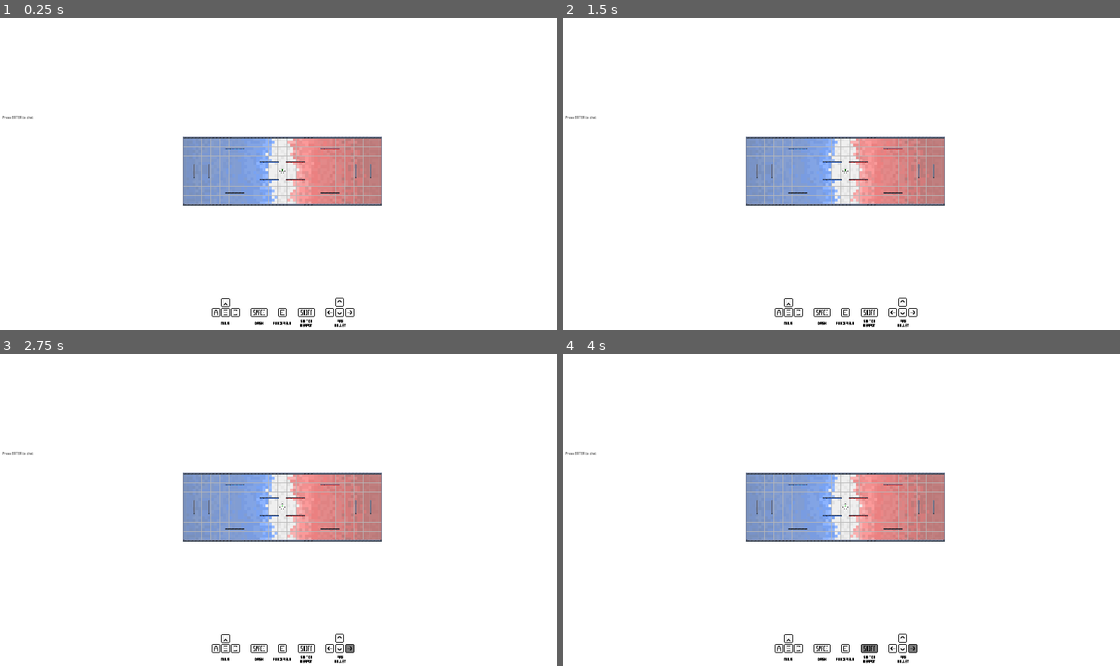
Above: before the commit, frames 1-4 (two rows, left to right).
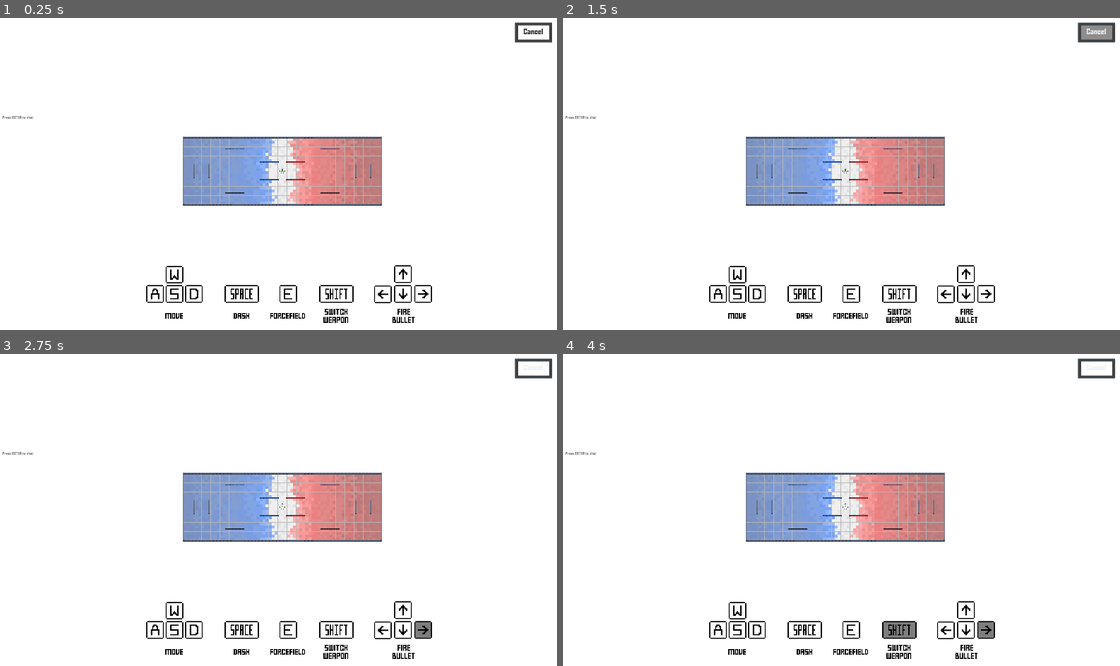
Above: after the commit, the same moments.

Repository: MarshallJDem/SuperCTF
Game: Godot game, scene res://GameContent/Main.tscn
Same seed, same stepped clock (60 frames per second), same inputs: the game is played once before the commit and once after it. This scene is started directly instead of the project's main scene. Sound files missing from this copy of the repository are replaced by a short silence.
Inputs (mouse positions are in pixels of both pictures, inside the frame that each line leads up to):
- Up to frame 1 (0.25 s): no input
- Up to frame 2 (1.5 s): click (607, 117) at 0.52 s; type "12" at 0.6 s; click (1097, 33) at 1.25 s, where only the run after the commit has a clickable "Cancel"
- Up to frame 3 (2.75 s): move the mouse to (406, 491) at 2.02 s; hold Right from 2.03 s (still down); tap T at 2.1 s; click (406, 491) at 2.17 s
- Up to frame 4 (4 s): move the mouse to (730, 522) at 2.77 s; release Right at 2.78 s; hold Down 2.78-3.53 s; tap Ctrl at 2.85 s; click (730, 522) at 2.92 s; move the mouse to (902, 438) at 3.52 s; hold Right from 3.53 s (still down); hold Shift from 3.53 s (still down); click (902, 438) at 3.67 s

The runs differ from the first frame. In frame 1, 1.9% of the frame differs, in the area x 26-100%, y 1-100%; in frame 2, 2.1%; in frame 3, 2.0%; in frame 4, 2.3%.
Error after the commit: Invalid operands 'String' and 'Nil' in operator '+'. (res://Globals.gd:112)

Commit message:
New resolution changes for UI

Diff:
--- a/GameContent/Main.tscn
+++ b/GameContent/Main.tscn
@@ -174,31 +174,34 @@
 text = "Leave Match"
 
 [node name="Cancel_Button" type="Button" parent="UI_Layer"]
-visible = false
 anchor_left = 0.5
 anchor_top = 0.5
 anchor_right = 0.5
 anchor_bottom = 0.5
-margin_left = 392.909
-margin_top = -289.114
-margin_right = 518.909
-margin_bottom = -222.114
+margin_left = 791.164
+margin_top = -504.902
+margin_right = 917.164
+margin_bottom = -437.902
 custom_styles/hover = ExtResource( 9 )
 custom_styles/pressed = ExtResource( 10 )
 custom_styles/normal = ExtResource( 11 )
 custom_fonts/font = ExtResource( 5 )
 custom_colors/font_color = Color( 0.172549, 0.172549, 0.172549, 1 )
 text = "Cancel"
+__meta__ = {
+"_edit_use_anchors_": false
+}
 
 [node name="Ability_GUIs" type="Control" parent="UI_Layer"]
 anchor_left = 0.5
 anchor_top = 1.0
 anchor_right = 0.5
 anchor_bottom = 1.0
-margin_left = -20.0
-margin_top = -49.0
-margin_right = 20.0
-margin_bottom = -29.0
+margin_left = -19.9999
+margin_top = -99.767
+margin_right = 20.0001
+margin_bottom = -79.7671
+rect_scale = Vector2( 2, 2 )
 __meta__ = {
 "_edit_use_anchors_": false
 }
@@ -365,8 +368,10 @@
 
 [node name="Alert_Text" type="RichTextLabel" parent="UI_Layer"]
 anchor_right = 1.0
-margin_top = 440.0
-margin_bottom = 470.0
+margin_left = -1.58667
+margin_top = 787.481
+margin_right = -1.58667
+margin_bottom = 817.481
 rect_clip_content = false
 custom_fonts/normal_font = ExtResource( 5 )
 bbcode_enabled = true
--- a/Game_Results_Screen.tscn
+++ b/Game_Results_Screen.tscn
@@ -11,15 +11,19 @@
 
 [node name="Game_Results_Screen" type="Node2D"]
 script = ExtResource( 8 )
+__meta__ = {
+"_edit_horizontal_guides_": [  ],
+"_edit_vertical_guides_": [ 959.899 ]
+}
 
 [node name="CanvasLayer" type="CanvasLayer" parent="."]
 
 [node name="Text_Result" type="RichTextLabel" parent="CanvasLayer"]
 anchor_right = 1.0
-margin_left = -3.01471
-margin_top = 13.2577
-margin_right = -776.015
-margin_bottom = 242.258
+margin_left = 387.277
+margin_top = 15.8424
+margin_right = -385.723
+margin_bottom = 244.843
 rect_scale = Vector2( 1, 0.964805 )
 custom_fonts/mono_font = ExtResource( 2 )
 custom_fonts/normal_font = ExtResource( 2 )
@@ -34,10 +38,10 @@
 [node name="Text_Score" type="RichTextLabel" parent="CanvasLayer"]
 anchor_right = 1.0
 anchor_bottom = 1.0
-margin_left = 80.3818
-margin_top = 114.985
-margin_right = -760.618
-margin_bottom = -284.015
+margin_left = 655.481
+margin_top = 118.862
+margin_right = -185.519
+margin_bottom = -280.138
 rect_scale = Vector2( 0.563012, 0.563012 )
 custom_fonts/mono_font = ExtResource( 2 )
 custom_fonts/normal_font = ExtResource( 2 )
@@ -53,8 +57,9 @@
 [node name="Text_MMR" type="RichTextLabel" parent="CanvasLayer"]
 anchor_right = 1.0
 anchor_bottom = 1.0
-margin_top = 237.0
+margin_top = 385.621
 margin_right = -1.0
+margin_bottom = 148.621
 custom_fonts/mono_font = ExtResource( 1 )
 custom_fonts/bold_italics_font = ExtResource( 2 )
 custom_fonts/italics_font = ExtResource( 2 )
@@ -71,9 +76,9 @@
 [node name="Text_MMR_Sub" type="RichTextLabel" parent="CanvasLayer"]
 anchor_right = 1.0
 anchor_bottom = 1.0
-margin_top = 422.0
+margin_top = 591.299
 margin_right = -1.0
-margin_bottom = 1.0
+margin_bottom = 170.299
 rect_scale = Vector2( 1, 0.983539 )
 custom_fonts/mono_font = ExtResource( 3 )
 custom_fonts/bold_italics_font = ExtResource( 2 )
@@ -89,10 +94,10 @@
 }
 
 [node name="Button_Titlescreen" type="Button" parent="CanvasLayer"]
-margin_left = 324.088
-margin_top = 526.507
-margin_right = 767.088
-margin_bottom = 598.507
+margin_left = 740.227
+margin_top = 797.902
+margin_right = 1183.23
+margin_bottom = 869.902
 custom_styles/hover = ExtResource( 6 )
 custom_styles/pressed = ExtResource( 7 )
 custom_styles/normal = ExtResource( 5 )
--- a/Globals.gd
+++ b/Globals.gd
@@ -121,9 +121,9 @@
 	if response_code != 200:
 		return;
 	var json = JSON.parse(body.get_string_from_utf8())
-	if json.result.rank || json.result.rank == 0:
+	if json.result.has("rank") and json.result.rank == 0:
 		Globals.player_rank = int(json.result.rank);
-	if json.result.mmr || json.result.mmr == 0:
+	if json.result.has("mmr") and json.result.mmr == 0:
 		Globals.player_MMR = int(json.result.mmr);
 	if( player_status <= 1 and int(json.result.status) > 1):
 		print("Found Match : " + json.result.status);
--- a/TitleScreen.gd
+++ b/TitleScreen.gd
@@ -62,7 +62,7 @@
 	#OS.window_fullscreen = true;
 var leaderboard_parent;
 func load_leaderboard(leaderboard_data):
-	var origin = Vector2(30,190);
+	var origin = Vector2(136,213);
 	if leaderboard_parent:
 		leaderboard_parent.call_deferred("queue_free");
 	leaderboard_parent = Node2D.new();
@@ -70,8 +70,8 @@
 	call_deferred("add_child", leaderboard_parent);
 	var cell_size = Vector2(206, 33);
 	var rows = 10;
-	var columns = 5;
-	for i in range(50):
+	var columns = 8;
+	for i in range(80):
 		var data = leaderboard_data[i];
 		var cell = load("res://LeaderboardCell.tscn").instance();
 		cell.mmr = data.mmr;
--- a/TitleScreen.tscn
+++ b/TitleScreen.tscn
@@ -48,7 +48,7 @@
 script = ExtResource( 1 )
 __meta__ = {
 "_edit_horizontal_guides_": [  ],
-"_edit_vertical_guides_": [ 544.182 ]
+"_edit_vertical_guides_": [ 959.427 ]
 }
 
 [node name="HTTPRequest_FindMatch" type="HTTPRequest" parent="."]
@@ -60,13 +60,13 @@
 [node name="HTTPRequest_GetLeaderboard" type="HTTPRequest" parent="."]
 
 [node name="Flag" parent="." instance=ExtResource( 4 )]
-position = Vector2( 929.353, 105.254 )
+position = Vector2( 1633, 123 )
 scale = Vector2( 4, 3.04 )
 
 [node name="Flag2" type="Node2D" parent="." groups=[
 "Flags",
 ]]
-position = Vector2( 75.678, 105 )
+position = Vector2( 220, 123 )
 scale = Vector2( 4, 3.04 )
 z_as_relative = false
 script = ExtResource( 5 )
@@ -75,7 +75,6 @@
 position = Vector2( 10, -14 )
 scale = Vector2( 2, 2 )
 frames = SubResource( 1 )
-frame = 2
 playing = true
 
 [node name="Area2D" type="Area2D" parent="Flag2" groups=[
@@ -108,8 +107,8 @@
 custom_fonts/normal_font = ExtResource( 3 )
 custom_colors/default_color = Color( 0, 0, 0, 1 )
 bbcode_enabled = true
-bbcode_text = "[center]SUPERCTF"
-text = "SUPERCTF"
+bbcode_text = "[center]SUPERCTF.COM"
+text = "SUPERCTF.COM"
 scroll_active = false
 __meta__ = {
 "_edit_use_anchors_": false
@@ -118,10 +117,10 @@
 [node name="Subtitle" type="RichTextLabel" parent="UI_Layer"]
 anchor_right = 1.0
 anchor_bottom = 1.0
-margin_left = 352.681
-margin_top = 125.224
-margin_right = -135.319
-margin_bottom = -432.776
+margin_left = 501.957
+margin_top = 143.738
+margin_right = 13.9568
+margin_bottom = -414.262
 rect_scale = Vector2( 0.639761, 0.639761 )
 custom_fonts/mono_font = ExtResource( 10 )
 custom_fonts/normal_font = ExtResource( 18 )
@@ -135,10 +134,10 @@
 }
 
 [node name="PlayerRank" type="RichTextLabel" parent="UI_Layer"]
-margin_left = 750.526
-margin_top = 527.474
-margin_right = 998.526
-margin_bottom = 620.474
+margin_left = 1398.95
+margin_top = 950.632
+margin_right = 1646.95
+margin_bottom = 1043.63
 rect_scale = Vector2( 0.576526, 0.576526 )
 custom_fonts/normal_font = ExtResource( 11 )
 custom_colors/default_color = Color( 0, 0, 0, 1 )
@@ -151,10 +150,10 @@
 }
 
 [node name="PlayerMMR" type="RichTextLabel" parent="UI_Layer"]
-margin_left = 904.579
-margin_top = 527.0
-margin_right = 1214.58
-margin_bottom = 620.0
+margin_left = 1627.74
+margin_top = 952.263
+margin_right = 1937.74
+margin_bottom = 1045.26
 rect_scale = Vector2( 0.576526, 0.576526 )
 custom_fonts/normal_font = ExtResource( 11 )
 custom_colors/default_color = Color( 0, 0, 0, 1 )
@@ -169,10 +168,10 @@
 [node name="PlayerRankSubtitle" type="RichTextLabel" parent="UI_Layer"]
 anchor_right = 1.0
 anchor_bottom = 1.0
-margin_left = 774.798
-margin_top = 579.647
-margin_right = -168.202
-margin_bottom = 14.6466
+margin_left = 1160.06
+margin_top = 1028.07
+margin_right = 217.061
+margin_bottom = 463.068
 rect_scale = Vector2( 0.639761, 0.639761 )
 custom_fonts/mono_font = ExtResource( 10 )
 custom_fonts/normal_font = ExtResource( 18 )
@@ -188,10 +187,10 @@
 [node name="PlayerMMRSubtitle" type="RichTextLabel" parent="UI_Layer"]
 anchor_right = 1.0
 anchor_bottom = 1.0
-margin_left = 927.145
-margin_top = 580.954
-margin_right = 48.1448
-margin_bottom = 22.9542
+margin_left = 1383.99
+margin_top = 1027.27
+margin_right = 504.987
+margin_bottom = 469.271
 rect_scale = Vector2( 0.639761, 0.639761 )
 custom_fonts/mono_font = ExtResource( 10 )
 custom_fonts/normal_font = ExtResource( 18 )
@@ -207,10 +206,10 @@
 [node name="CancelQueueButton" type="Button" parent="UI_Layer"]
 anchor_left = 0.5
 anchor_right = 0.5
-margin_left = -83.0275
-margin_top = 532.389
-margin_right = 84.9725
-margin_bottom = 602.389
+margin_left = -81.9747
+margin_top = 969.231
+margin_right = 86.0253
+margin_bottom = 1039.23
 custom_styles/hover = ExtResource( 15 )
 custom_styles/pressed = ExtResource( 16 )
 custom_styles/normal = ExtResource( 17 )
@@ -224,10 +223,10 @@
 [node name="FindMatchButton" type="Button" parent="UI_Layer"]
 anchor_left = 0.5
 anchor_right = 0.5
-margin_left = -158.724
-margin_top = 525.695
-margin_right = 159.276
-margin_bottom = 607.695
+margin_left = -160.829
+margin_top = 962.537
+margin_right = 157.171
+margin_bottom = 1044.54
 custom_styles/hover = ExtResource( 15 )
 custom_styles/pressed = ExtResource( 16 )
 custom_styles/normal = ExtResource( 17 )
@@ -238,10 +237,10 @@
 [node name="PlayAsGuestButton" type="Button" parent="UI_Layer"]
 anchor_left = 0.5
 anchor_right = 0.5
-margin_left = 172.227
-margin_top = 524.584
-margin_right = 336.703
-margin_bottom = 607.584
+margin_left = 182.753
+margin_top = 960.374
+margin_right = 347.229
+margin_bottom = 1043.37
 custom_styles/hover = ExtResource( 15 )
 custom_styles/pressed = ExtResource( 16 )
 custom_styles/normal = ExtResource( 17 )
@@ -261,10 +260,10 @@
 text = "Sign In"
 
 [node name="LogoutButton" type="Button" parent="UI_Layer"]
-margin_left = 11.0073
-margin_top = 538.577
-margin_right = 185.007
-margin_bottom = 620.577
+margin_left = 18.6073
+margin_top = 17.0267
+margin_right = 192.607
+margin_bottom = 99.0267
 rect_scale = Vector2( 0.742863, 0.742863 )
 custom_styles/hover = ExtResource( 15 )
 custom_styles/pressed = ExtResource( 16 )
@@ -297,13 +296,12 @@
 }
 
 [node name="SplashStartButton" type="Button" parent="UI_Layer"]
-visible = false
-anchor_left = 0.5
-anchor_right = 0.5
-margin_left = -204.588
-margin_top = 532.572
-margin_right = 204.412
-margin_bottom = 602.572
+anchor_left = 0.5
+anchor_right = 0.5
+margin_left = -206.175
+margin_top = 968.907
+margin_right = 202.825
+margin_bottom = 1038.91
 custom_styles/hover = ExtResource( 15 )
 custom_styles/pressed = ExtResource( 16 )
 custom_styles/normal = ExtResource( 17 )
@@ -317,10 +315,10 @@
 [node name="Searching_Text" type="Label" parent="UI_Layer"]
 anchor_left = 0.5
 anchor_right = 0.5
-margin_left = -328.034
-margin_top = 542.977
-margin_right = -127.034
-margin_bottom = 589.977
+margin_left = -474.35
+margin_top = 987.188
+margin_right = -273.35
+margin_bottom = 1034.19
 custom_fonts/font = ExtResource( 18 )
 custom_colors/font_color = Color( 0, 0, 0, 1 )
 text = "Searching"
@@ -336,35 +334,35 @@
 anchor_top = -0.00072185
 anchor_right = 1.0
 anchor_bottom = -0.00072185
-margin_left = 30.0
-margin_top = 160.0
-margin_right = -28.0
-margin_bottom = 190.0
+margin_left = 136.0
+margin_top = 185.0
+margin_right = -136.0
+margin_bottom = 215.0
 color = Color( 0, 0, 0, 1 )
 __meta__ = {
 "_edit_use_anchors_": false
 }
 
 [node name="Headline_Text" type="RichTextLabel" parent="UI_Layer/Headline_Rect"]
-margin_left = 5.38458
-margin_top = 10.1205
-margin_right = 1036.38
-margin_bottom = 45.1205
+margin_left = 5.0
+margin_top = 10.0
+margin_right = 1644.0
+margin_bottom = 45.0
 rect_clip_content = false
 custom_fonts/normal_font = SubResource( 3 )
 bbcode_enabled = true
-bbcode_text = "---GLOBAL-LEADERBOARD------GLOBAL-LEADERBOARD------GLOBAL-LEADERBOARD------GLOBAL-LEADERBOARD------GLOBAL-LEADERBOARD---"
-text = "---GLOBAL-LEADERBOARD------GLOBAL-LEADERBOARD------GLOBAL-LEADERBOARD------GLOBAL-LEADERBOARD------GLOBAL-LEADERBOARD---"
+bbcode_text = "---GLOBAL-LEADERBOARD------GLOBAL-LEADERBOARD------GLOBAL-LEADERBOARD------GLOBAL-LEADERBOARD------GLOBAL-LEADERBOARD------GLOBAL-LEADERBOARD------GLOBAL-LEADERBOARD------GLOBAL-LEADERBOARD---"
+text = "---GLOBAL-LEADERBOARD------GLOBAL-LEADERBOARD------GLOBAL-LEADERBOARD------GLOBAL-LEADERBOARD------GLOBAL-LEADERBOARD------GLOBAL-LEADERBOARD------GLOBAL-LEADERBOARD------GLOBAL-LEADERBOARD---"
 scroll_active = false
 __meta__ = {
 "_edit_use_anchors_": false
 }
 
 [node name="UsernameLineEdit" type="LineEdit" parent="UI_Layer"]
-margin_left = 384.665
-margin_top = 536.395
-margin_right = 702.665
-margin_bottom = 598.761
+margin_left = 800.455
+margin_top = 973.237
+margin_right = 1118.45
+margin_bottom = 1035.6
 custom_styles/normal = SubResource( 4 )
 custom_fonts/font = ExtResource( 10 )
 custom_colors/selection_color = Color( 0, 0, 0, 1 )
--- a/UI_Layer.gd
+++ b/UI_Layer.gd
@@ -35,7 +35,7 @@
 		color = "#4C70BA";
 	else:
 		color = "#ff0000";
-	$Title.bbcode_text = "[center]SUPER[color=" + color + "]" + "CTF" + "[/color]";
+	$Title.bbcode_text = "[center]SUPER[color=" + color + "]" + "CTF" + "[/color].COM";
 func set_mmr_and_rank_labels(rank, mmr):
 	$PlayerRank.bbcode_text = "[center][color=green]" + String(rank);
 	$PlayerMMR.bbcode_text = "[center][color=green]" + String(mmr);
--- a/project.godot
+++ b/project.godot
@@ -17,7 +17,8 @@
 
 config/name="CTF"
 run/main_scene="res://TitleScreen.tscn"
-config/icon="res://icon.png"
+boot_splash/bg_color=Color( 1, 1, 1, 1 )
+config/icon="res://flag_frames/flagRed1.png"
 
 [autoload]
 
@@ -30,7 +31,6 @@
 window/size/always_on_top=true
 window/size/test_width=940
 window/size/test_height=640
-mouse_cursor/custom_image="res://crosshair.png"
 mouse_cursor/custom_image_hotspot=Vector2( 18, 18 )
 window/stretch/mode="viewport"
 window/stretch/aspect="keep"
